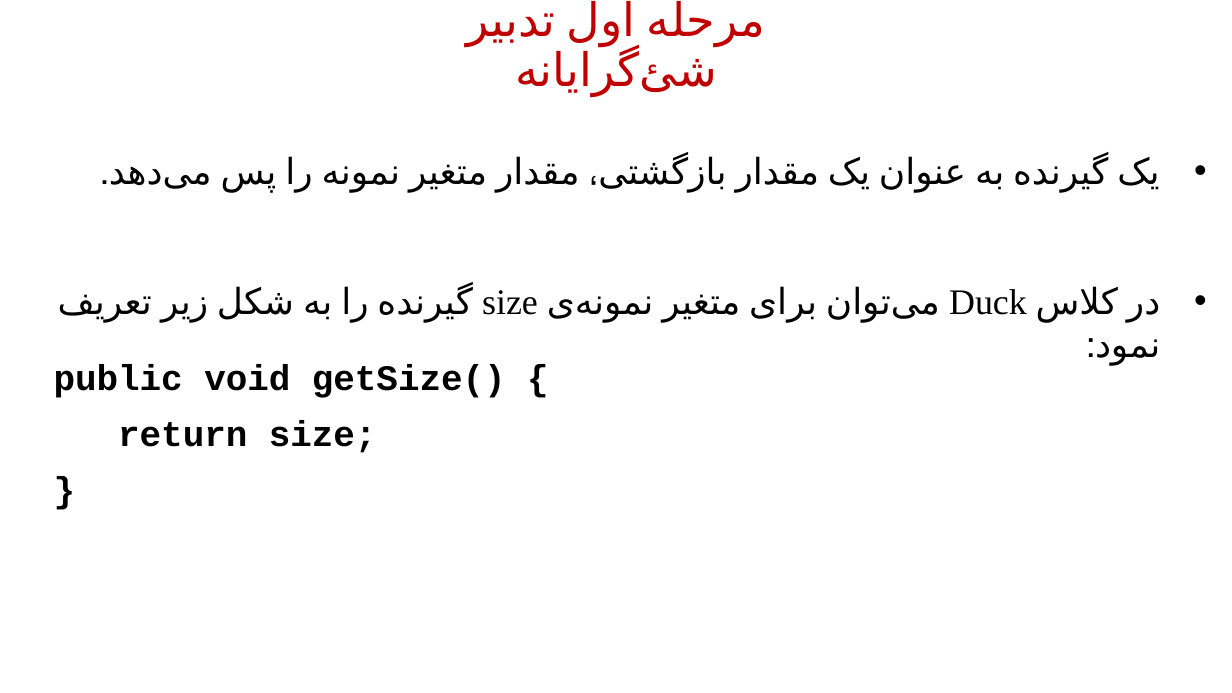
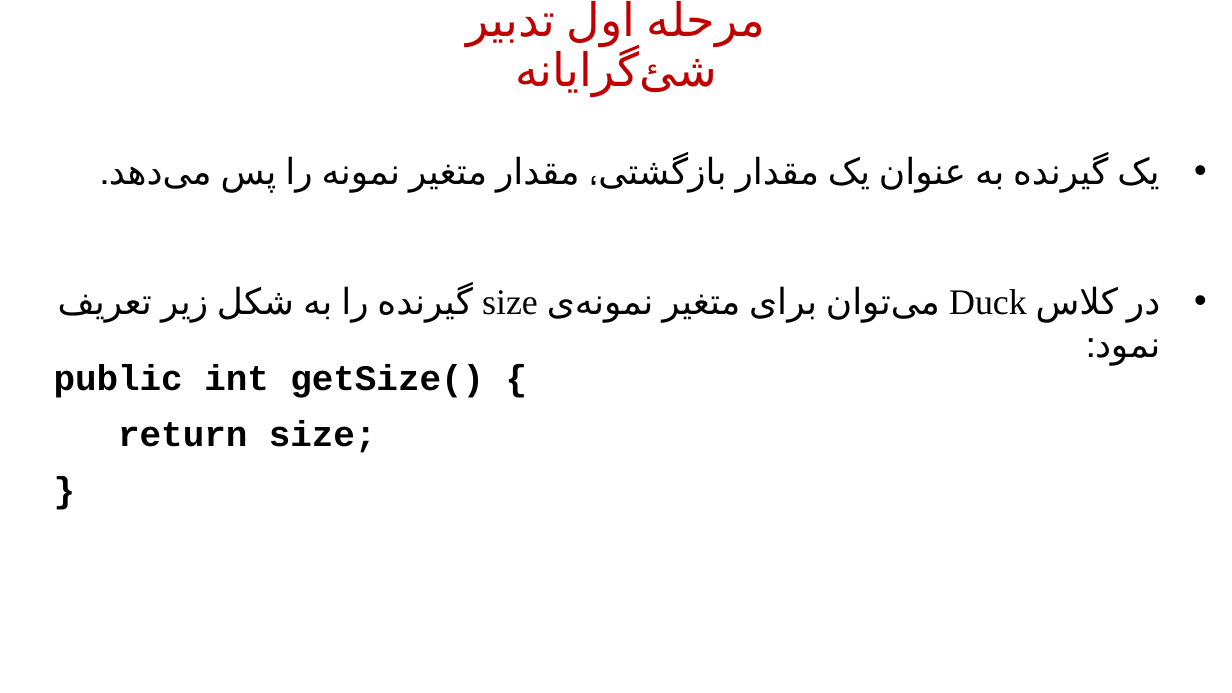
Before and after one commit to HamedFahimi/Teach, a slide deck: slide 56 of Chapter#3OfAdvancedProgrammingInJava-2.pptx. Drawn at 1232x693 pixels with LibreOffice and Linux fonts; fonts in the diff are those of the drawing. Boxes give left, top, right and bottom in pixels: in the first picture for what was removed or moved away, otherwise in the second. Text is boxed around its words. In the diff, an @@ line names an element or a change of style, - is before the commit and + after.

```diff
--- a/Chapter#3OfAdvancedProgrammingInJava-2.pptx
+++ b/Chapter#3OfAdvancedProgrammingInJava-2.pptx
@@ text at [54,364,484,398]: text changed @@
-public void getSize() {
+public int getSize() {
```
Also in this commit, not shown: 5 other slides changed, 3 slides added, 3 slides removed, 1 other file.
